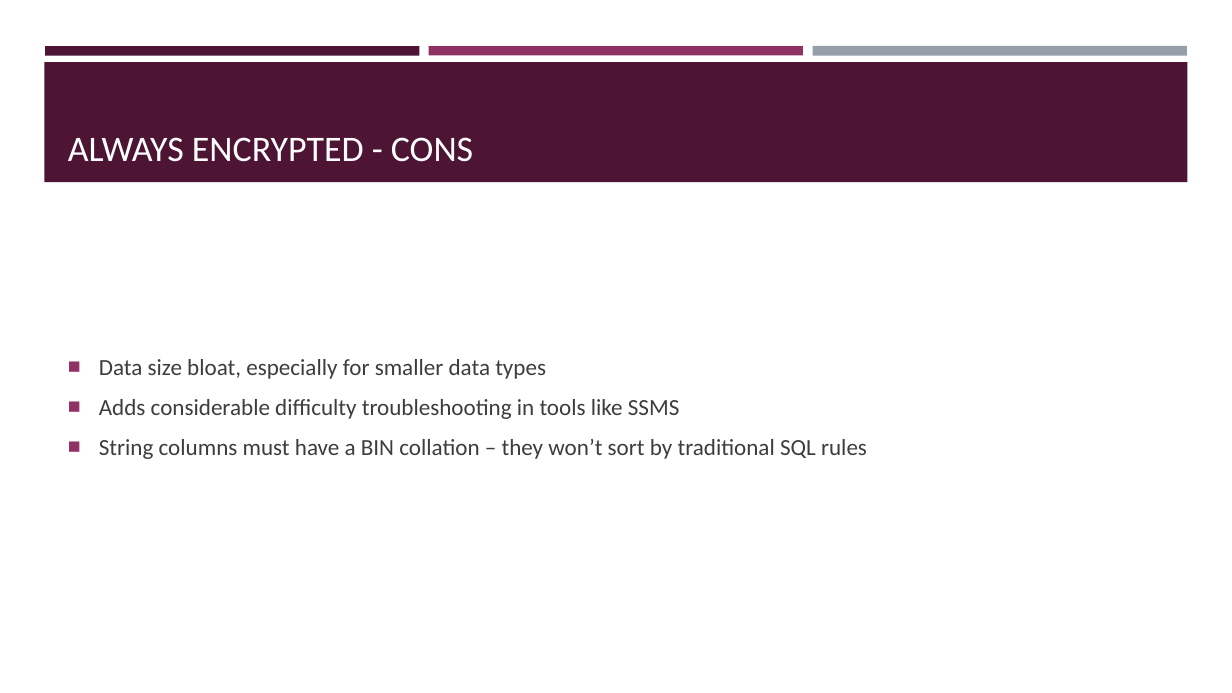
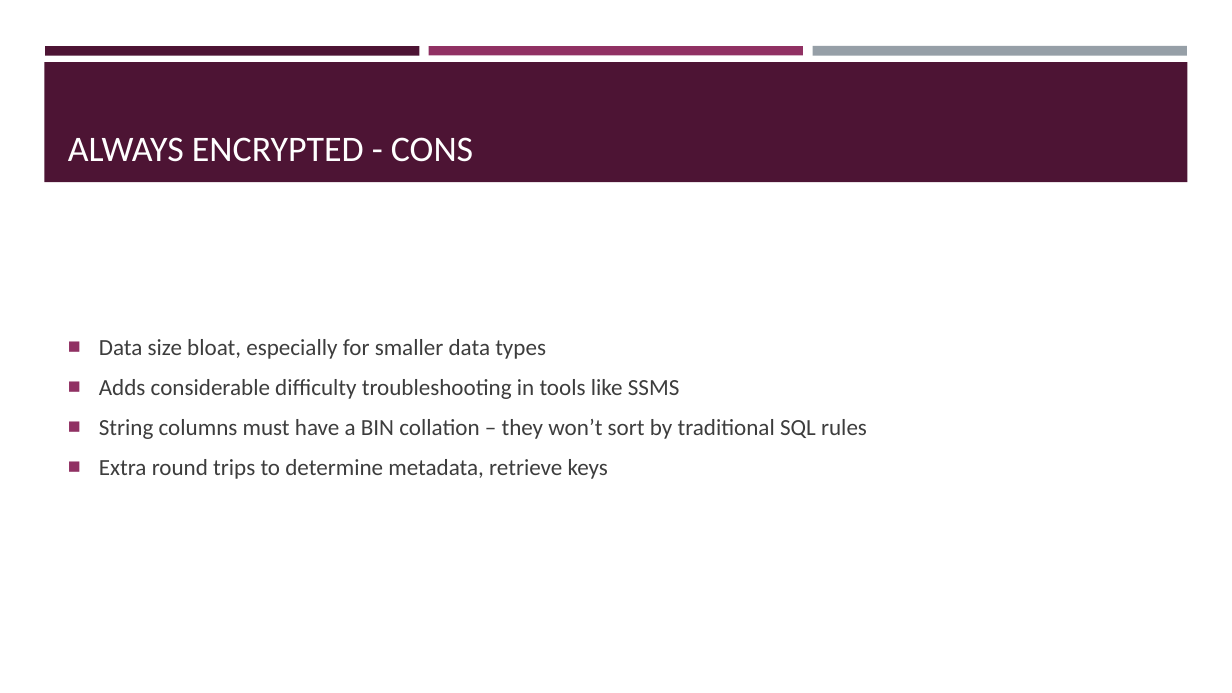
Before and after one commit to sqltran/SevenAwesomeSQLFeatures, a slide deck: slide 11 of AwesomeFreeSQLServerFeatures.pptx (slide 10 before the commit). Drawn at 1232x693 pixels with LibreOffice and Linux fonts; fonts in the diff are those of the drawing. Boxes give left, top, right and bottom in pixels: in the first picture for what was removed or moved away, otherwise in the second. Text is boxed around its words. In the diff, an @@ line names an element or a change of style, - is before the commit and + after.

```diff
--- a/AwesomeFreeSQLServerFeatures.pptx
+++ b/AwesomeFreeSQLServerFeatures.pptx
@@ text at (99, 459, 608, 479): paragraph added @@
+■ Extra round trips to determine metadata, retrieve keys
```
Also in this commit, not shown: 1 other slide changed, 1 slide added, 1 other file.
